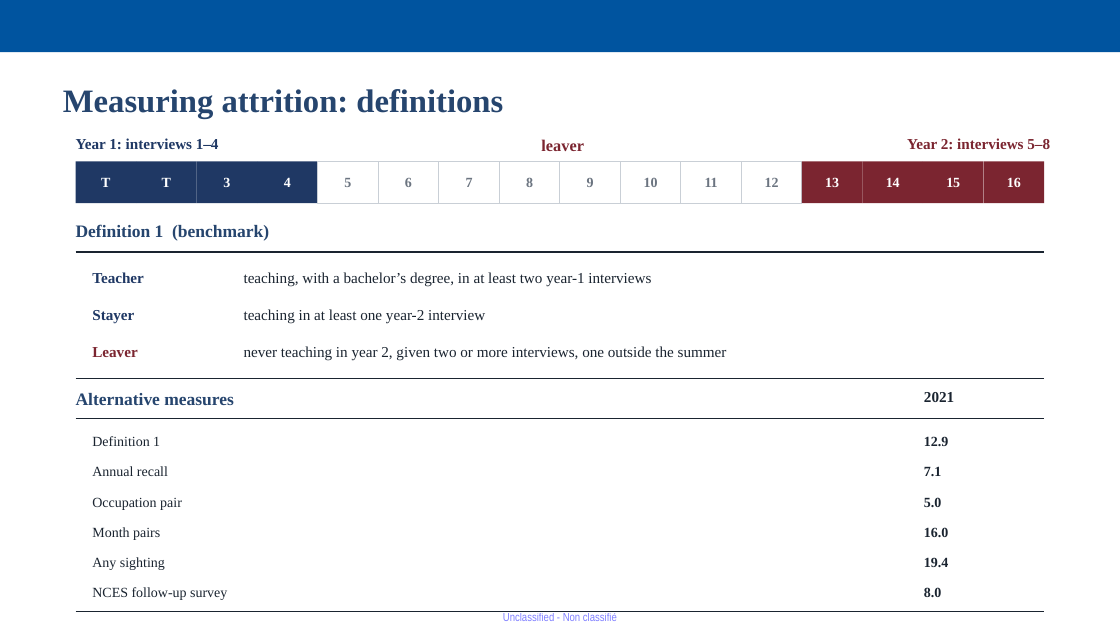
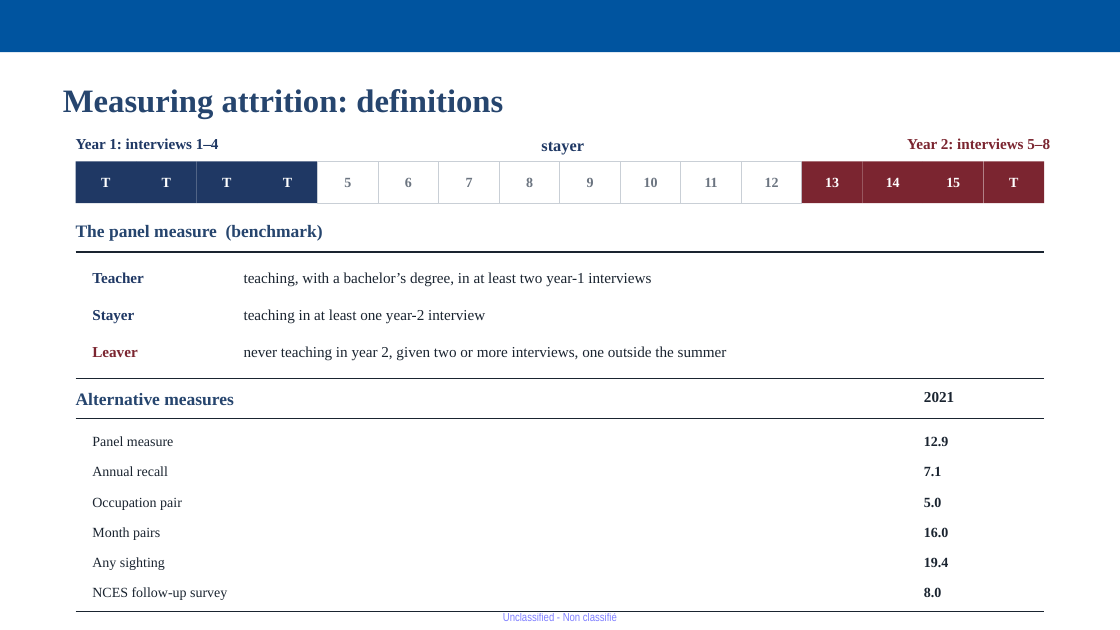
Before and after one commit to jedr1-ship-it/Alternative-Pathways----Quant, a slide deck: slide 10 of report/Proyect_US_v4.pptx. Drawn at 1120x630 pixels with LibreOffice and Linux fonts; fonts in the diff are those of the drawing. Boxes give left, top, right and bottom in pixels: in the first picture for what was removed or moved away, otherwise in the second. Text is boxed around its words. In the diff, an @@ line names an element or a change of style, - is before the commit and + after.

```diff
--- a/report/Proyect_US_v4.pptx
+++ b/report/Proyect_US_v4.pptx
@@ text at [541,141,584,155]: text changed; text colour #7B2530 to #1F3864 @@
-leaver
+stayer
@@ text in rectangle at [222,178,231,187]: text changed @@
-3
+T
@@ text in rectangle at [283,178,292,187]: text changed @@
-4
+T
@@ text in rectangle at [1009,178,1018,187]: text changed @@
-16
+T
@@ text at [76,225,323,241]: text changed @@
-Definition 1 (benchmark)
+The panel measure (benchmark)
@@ text at [92,436,174,446]: text changed @@
-Definition 1
+Panel measure
```
Also in this commit, not shown: 3 other slides changed, 2 slides added, 1 slide removed, 2 other files.
